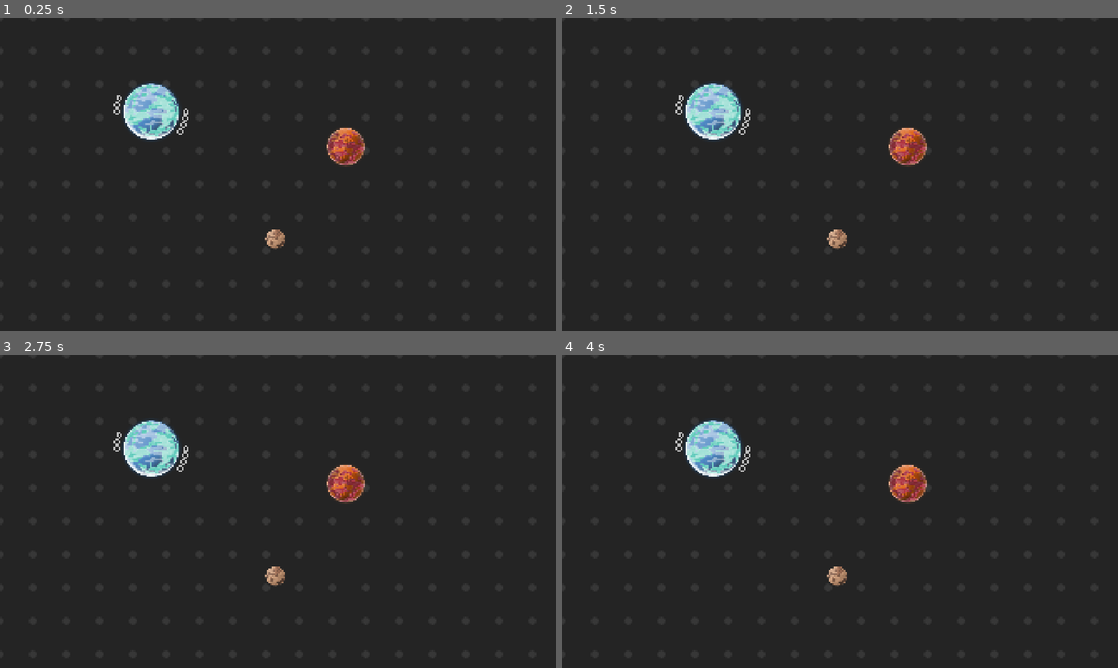
Above: before the commit, frames 1-4 (two rows, left to right).
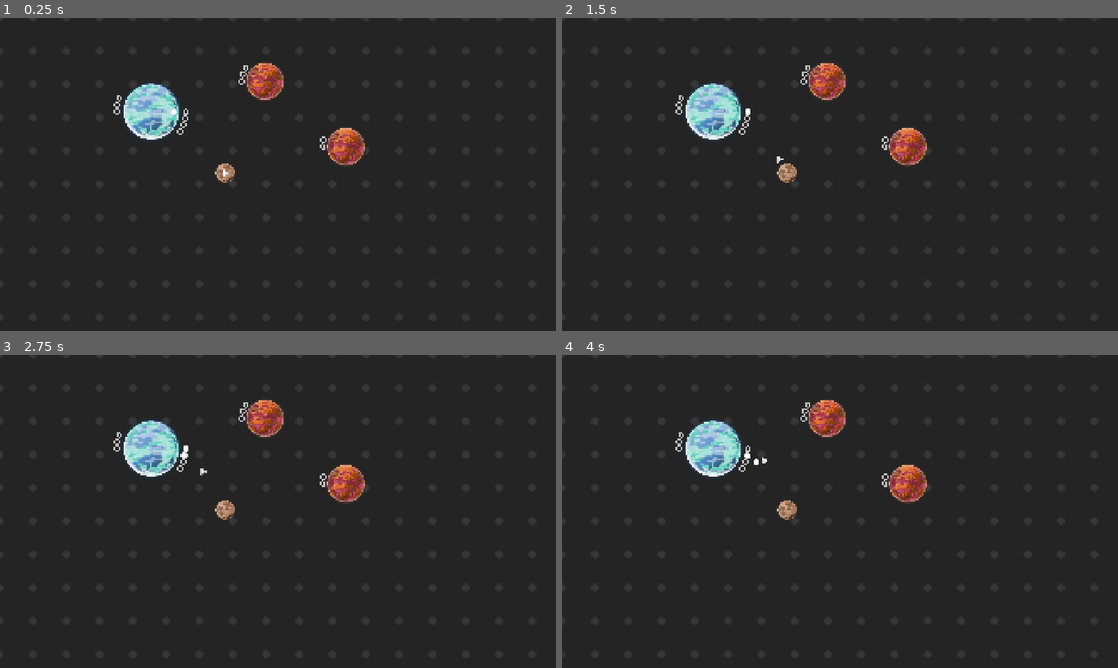
Above: after the commit, the same moments.

Repository: raffomania/milkyway-lane
Game: Godot game, scene res://main.tscn
Two runs of this game, one before a commit and one after it. Both use one fixed random seed, a clock stepped at 60 frames per second and the inputs below.
Inputs:
- Up to frame 1 (0.25 s): no input
- Up to frame 2 (1.5 s): tap Enter at 0.5 s; tap Space at 1.25 s
- Up to frame 3 (2.75 s): no input
- Up to frame 4 (4 s): no input

The runs differ from the first frame. In frame 1, 1.1% of the frame differs, in the area x 30-59%, y 14-74%; in frame 2, 1.1%; in frame 3, 1.1%, in the area x 32-59%, y 14-74%; in frame 4, 1.1%.

Commit message:
Fourth day

Diff:
--- /dev/null
+++ b/cargo.gd
@@ -0,0 +1,48 @@
+class_name Cargo
+
+extends Sprite2D
+
+enum Type {
+    Ore,
+    Fuel,
+    Food
+}
+
+signal removed(cargo: Cargo)
+
+@export
+var decay_time: float
+@export
+var type: Type
+var global_target_position: Vector2
+
+func _ready() -> void:
+    var tween = create_tween()
+    var original_scale = Vector2(scale)
+    scale = Vector2.ZERO
+    tween.tween_property(self, "scale", original_scale * 1.2, .1)
+    tween.tween_property(self, "scale", original_scale, .2)
+
+    var timer = Timer.new()
+    timer.wait_time = decay_time
+    timer.one_shot = true
+    timer.timeout.connect(self.remove)
+    add_child(timer)
+    timer.start()
+
+func _process(delta: float) -> void:
+    decay_time -= delta
+    if decay_time <= 5.0:
+        var l = .5 + decay_time / 10.0
+        modulate = Color(l, l, l, 1)
+
+    if global_target_position != null:
+        global_position = global_position.lerp(global_target_position, delta * 4)
+
+func remove() -> void:
+    var tween = create_tween()
+    tween.tween_property(self, "scale", scale * 1.2, .2)
+    tween.tween_property(self, "scale", Vector2.ZERO, .1)
+    await tween.finished
+    removed.emit(self)
+    queue_free()
--- a/main.tscn
+++ b/main.tscn
@@ -19,7 +19,7 @@
 shader_parameter/anti_aliasing_factor = 0.01
 shader_parameter/stochastic_samples = 16
 
-[node name="Node2D" type="Node2D"]
+[node name="Main" type="Node2D"]
 
 [node name="ColorRect" type="ColorRect" parent="."]
 material = SubResource("ShaderMaterial_7mycd")
@@ -33,30 +33,38 @@
 grow_horizontal = 2
 grow_vertical = 2
 
-[node name="Planet01" parent="." node_paths=PackedStringArray("target") instance=ExtResource("2_1bvp3")]
+[node name="Home" parent="." node_paths=PackedStringArray("target") instance=ExtResource("2_1bvp3")]
+position = Vector2(784, 545)
+target = NodePath("../Planet01")
+texture = ExtResource("6_5vw27")
+spawning_ships = ExtResource("7_5vw27")
+spawn_time = 5.0
+
+[node name="Planet01" parent="." node_paths=PackedStringArray("target", "output_slots") instance=ExtResource("2_1bvp3")]
 position = Vector2(528, 333)
 target = NodePath("../Planet02")
 texture = ExtResource("2_5vw27")
 radius = 120.0
 spawning_resource = ExtResource("7_272bh")
-output_slots = 4
+output_slots = [null, null, null, null]
+spawn_time = 2.0
 input_slots = 3
 
 [node name="Planet02" parent="." node_paths=PackedStringArray("target") instance=ExtResource("2_1bvp3")]
 position = Vector2(1200, 454)
-target = NodePath("../Planet03")
+target = NodePath("../Planet04")
 texture = ExtResource("3_1bvp3")
 radius = 80.0
 spawning_resource = ExtResource("7_272bh")
-output_slots = null
+input_slots = 2
 
-[node name="Planet03" parent="." node_paths=PackedStringArray("target") instance=ExtResource("2_1bvp3")]
-position = Vector2(957, 773)
+[node name="Planet04" parent="." node_paths=PackedStringArray("target") instance=ExtResource("2_1bvp3")]
+position = Vector2(921, 228)
 target = NodePath("../Planet01")
-texture = ExtResource("6_5vw27")
-spawning_ships = ExtResource("7_5vw27")
-output_slots = null
-spawn_time = 5.0
+texture = ExtResource("3_1bvp3")
+radius = 80.0
+spawning_resource = ExtResource("7_272bh")
+input_slots = 3
 
 [node name="Camera2D" type="Camera2D" parent="."]
 position = Vector2(967, 551)
--- a/ore.tscn
+++ b/ore.tscn
@@ -1,10 +1,10 @@
 [gd_scene load_steps=3 format=3 uid="uid://bwtseicc2lvkk"]
 
 [ext_resource type="Texture2D" uid="uid://tkxahyabof11" path="res://simple space/PNG/Default/meteor_small.png" id="1_r2ayp"]
-[ext_resource type="Script" uid="uid://cnv060qp8qab7" path="res://resource.gd" id="2_bif65"]
+[ext_resource type="Script" uid="uid://d1bco0wr5p4wn" path="res://cargo.gd" id="2_r2ayp"]
 
 [node name="Ore" type="Sprite2D"]
 scale = Vector2(0.7, 0.7)
 texture = ExtResource("1_r2ayp")
-script = ExtResource("2_bif65")
-decay_time = 10.0
+script = ExtResource("2_r2ayp")
+decay_time = 20.0
--- a/planet.gd
+++ b/planet.gd
@@ -1,4 +1,3 @@
-@tool
 class_name Planet
 
 extends Node2D
@@ -28,7 +27,7 @@
 @export
 var spawning_ships: PackedScene
 @export
-var output_slots := 0
+var output_slots: Array[Cargo] = []
 @export
 var spawn_time := 15.0
 @export
@@ -38,71 +37,80 @@
 
 var slot_size = 8.0
 
-var outputs_spawned := 0
-var current_outputs := 0
-
 func _ready() -> void:
     add_to_group("planets")
 
-    if Engine.is_editor_hint():
-        return
-
     var spawn_timer = Timer.new()
     spawn_timer.wait_time = spawn_time
-    spawn_timer.timeout.connect(self.spawn_output)
+    spawn_timer.timeout.connect(self.spawn)
     add_child(spawn_timer)
     spawn_timer.start()
 
-    var input_timer = Timer.new()
-    input_timer.wait_time = spawn_time
-    input_timer.timeout.connect(func():
-        if spawning_resource == null:
-            return
-        var resource: Node2D = spawning_resource.instantiate()
-        self.add_input(resource)
-    )
-    add_child(input_timer)
-    input_timer.start()
+    spawn.call_deferred()
 
 func _draw() -> void:
-    for i in range(output_slots):
+    for i in range(len(output_slots)):
         draw_circle(slot_position(i), slot_size, Color.GRAY, false)
 
     for i in range(input_slots):
         draw_circle(slot_position(i).rotated(PI), slot_size, Color.GRAY, false)
 
-func slot_position(i: int):
+func slot_position(i: int) -> Vector2:
     return (Vector2.RIGHT).rotated(i / radius * slot_size * 3) * radius
 
-func spawn_output() -> void:
+func output_dock_position() -> Vector2:
+    var i = (len(output_slots) - 1) * .5
+    return (Vector2.RIGHT).rotated(i / radius * slot_size * 3) * radius * 1.4
+
+func input_dock_position() -> Vector2:
+    var i = (input_slots - 1) * .5
+    return (Vector2.RIGHT).rotated(PI + (i / radius * slot_size * 3)) * radius * 1.4
+
+func spawn() -> void:
     if spawning_resource != null:
-        spawn_resource()
+        spawn_output()
     elif spawning_ships != null:
         spawn_ship()
 
-func spawn_resource() -> void:
-    if spawning_resource == null or current_outputs >= output_slots:
+func spawn_output() -> void:
+    var free_slot = find_free_output_slot()
+    if spawning_resource == null or free_slot == -1:
         return
 
-    var free_slot = outputs_spawned % output_slots
-    var resource: Node2D = spawning_resource.instantiate()
-    resource.position = slot_position(free_slot)
-    resource.rotation = resource.position.angle()
-    resource.removed.connect(remove_resource)
-    add_child(resource)
+    var output: Node2D = spawning_resource.instantiate()
+    output.global_target_position = to_global(slot_position(free_slot))
+    output.rotation = output.position.angle()
+    output.removed.connect(remove_output)
+    add_child(output)
+    output_slots[free_slot] = output
 
-    outputs_spawned += 1
-    current_outputs += 1
+func find_free_output_slot() -> int:
+    return output_slots.find_custom(func(o): return o == null)
 
-func add_input(resource: Node2D) -> void:
-    if current_inputs >= input_slots:
+func find_output() -> Cargo:
+    var index = output_slots.find_custom(func(o): return o != null)
+
+    if index != -1:
+        return output_slots[index]
+    else:
+        return null
+
+func can_take_input() -> bool:
+    return current_inputs < input_slots
+
+func add_input(input: Node2D) -> void:
+    if !can_take_input():
         return
 
+    if input.get_parent() != null:
+        input.reparent(self)
+    else:
+        add_child(input)
+
     var free_slot = inputs_added % input_slots
-    resource.position = slot_position(free_slot).rotated(PI)
-    resource.rotation = resource.position.angle()
-    resource.removed.connect(remove_input)
-    add_child(resource)
+    input.global_target_position = to_global(slot_position(free_slot).rotated(PI))
+    input.rotation = input.position.angle()
+    input.removed.connect(remove_input)
 
     inputs_added += 1
     current_inputs += 1
@@ -112,10 +120,21 @@
         return
 
     var ship: Node2D = spawning_ships.instantiate()
-    add_child(ship)
+    ship.target = self.target
+    get_node("/root/Main").add_child(ship)
+    ship.global_position = global_position
 
-func remove_resource() -> void:
-    current_outputs -= 1
+func remove_output(cargo: Cargo) -> void:
+    output_slots[output_slots.find(cargo)] = null
+    cargo.removed.disconnect(self.remove_output)
 
-func remove_input() -> void:
+func remove_input(_cargo: Cargo) -> void:
     current_inputs -= 1
+
+func take_output() -> Cargo:
+    var output = find_output()
+    if output == null:
+        return null
+
+    remove_output(output)
+    return output
--- a/resource.gd
+++ /dev/null
@@ -1,36 +0,0 @@
-extends Sprite2D
-
-signal removed
-
-@export
-var decay_time: float
-@export
-var type: Resources.Type
-
-func _ready() -> void:
-	var tween = create_tween()
-	var original_scale = Vector2(scale)
-	scale = Vector2.ZERO
-	tween.tween_property(self, "scale", original_scale * 1.2, .1)
-	tween.tween_property(self, "scale", original_scale, .2)
-
-	var timer = Timer.new()
-	timer.wait_time = decay_time
-	timer.one_shot = true
-	timer.timeout.connect(self.remove)
-	add_child(timer)
-	timer.start()
-
-func _process(delta: float) -> void:
-	decay_time -= delta
-	if decay_time <= 5.0:
-		var l = .5 + decay_time / 10.0
-		modulate = Color(l, l, l, 1)
-
-func remove() -> void:
-	removed.emit()
-	var tween = create_tween()
-	tween.tween_property(self, "scale", scale * 1.2, .2)
-	tween.tween_property(self, "scale", Vector2.ZERO, .1)
-	await tween.finished
-	queue_free()
--- a/resources.gd
+++ /dev/null
@@ -1,7 +0,0 @@
-class_name Resources
-
-enum Type {
-    Ore,
-    Fuel,
-    Food
-}
--- a/ship.gd
+++ b/ship.gd
@@ -1,4 +1,4 @@
-extends Sprite2D
+extends Node2D
 
 @export
 var target: Planet
@@ -12,54 +12,84 @@
 var death_direction: Vector2
 var death_rotation: float
 
+var cargo: Cargo
+
 func _ready() -> void:
-	time_to_live = time_to_live + randf() * 10
-	var timer = Timer.new()
-	timer.wait_time = time_to_live
-	timer.one_shot = true
-	timer.timeout.connect(self.die_slowly)
-	add_child(timer)
-	timer.start()
+    time_to_live = time_to_live + randf() * 10
+    var timer = Timer.new()
+    timer.wait_time = time_to_live
+    timer.one_shot = true
+    timer.timeout.connect(self.die_slowly)
+    add_child(timer)
+    timer.start()
 
 func _process(delta: float) -> void:
-	if is_dead:
-		position += velocity * death_direction * delta
-		rotation += death_rotation * delta
-		return
+    if is_dead:
+        position += velocity * death_direction * delta
+        rotation += death_rotation * delta
+        return
 
-	if !is_instance_valid(target):
-		target = get_tree().get_nodes_in_group("planets")[0]
+    if !is_instance_valid(target):
+        target = get_tree().get_nodes_in_group("planets")[0]
 
-		if !is_instance_valid(target):
-			return
+        if !is_instance_valid(target):
+            return
 
-	var target_position = target.global_position + (Vector2.RIGHT * target.radius * 1.1)
-	var to_target = target_position - global_position
-	var distance_to_target = to_target.length()
+    var to_target = target_position() - global_position
+    var distance_to_target = to_target.length()
 
-	var target_rotation = to_target.angle() + PI / 2
-	var rotation_strength = abs(angle_difference(target_rotation, global_rotation)) * 2
+    var target_rotation = to_target.angle() + PI / 2
+    var rotation_strength = abs(angle_difference(target_rotation, global_rotation)) * 4
 
-	var braking_distance = ((velocity ** 2) / (2 * max_acceleration)) + 2
-	var acceleration_dir = clamp(distance_to_target - braking_distance, -1, 1)
-	var acceleration_strength = acceleration_dir
-	var acceleration = clamp(max_acceleration * acceleration_strength, max(-max_acceleration, -velocity), max_acceleration)
+    var braking_distance = ((velocity ** 2) / (2 * max_acceleration)) + 2
+    var acceleration_dir = clamp(distance_to_target - braking_distance, -1, 1)
+    var acceleration_strength = acceleration_dir
+    var acceleration = clamp(max_acceleration * acceleration_strength, max(-max_acceleration, -velocity), max_acceleration)
 
-	velocity += acceleration * delta
-	velocity = clamp(velocity, min_speed, max_velocity)
-	position += velocity * Vector2.UP.rotated(rotation) * delta
+    velocity += acceleration * delta
+    velocity = clamp(velocity, min_speed, max_velocity)
+    position += velocity * Vector2.UP.rotated(rotation) * delta
 
-	rotation = rotate_toward(global_rotation, target_rotation, rotation_strength * delta)
+    rotation = rotate_toward(global_rotation, target_rotation, rotation_strength * delta)
 
-	if distance_to_target < 5:
-		target = target.target
+    if cargo != null:
+        cargo.global_target_position = $CargoHold.global_position
+
+    if distance_to_target < 5:
+        on_reach_target()
+
+func target_position() -> Vector2:
+    if cargo == null and len(target.output_slots) > 0:
+        return target.to_global(target.output_dock_position())
+    else:
+        return target.to_global(target.input_dock_position())
+
+func on_reach_target() -> void:
+    # load off old cargo
+    if cargo != null and target.can_take_input():
+        target.add_input(cargo)
+        cargo.removed.disconnect(self.cargo_expired)
+        cargo = null
+
+    # take new cargo
+    if cargo == null:
+        cargo = target.take_output()
+        if cargo != null:
+            cargo.removed.connect(self.cargo_expired)
+            cargo.reparent(get_node("/root/Main"))
+
+    target = target.target
+
+
+func cargo_expired(_c: Cargo) -> void:
+    cargo = null
 
 
 func die_slowly() -> void:
-	is_dead = true
-	death_direction = Vector2.UP.rotated(rotation)
-	death_rotation = randf_range(-.2, .2)
-	var tween = create_tween().set_trans(Tween.TRANS_QUAD).set_ease(Tween.EASE_OUT)
-	tween.tween_property(self, "modulate", Color(.4, .4, .4, 1), 5.0)
-	tween.parallel().tween_property(self, "velocity", randf() * 10, 5.0)
-	tween.parallel().tween_property(self, "rotation", death_rotation * 4, 5.0)
+    is_dead = true
+    death_direction = Vector2.UP.rotated(rotation)
+    death_rotation = randf_range(-.2, .2)
+    var tween = create_tween().set_trans(Tween.TRANS_QUAD).set_ease(Tween.EASE_OUT)
+    tween.tween_property(self, "modulate", Color(.4, .4, .4, 1), 5.0)
+    tween.parallel().tween_property(self, "velocity", randf() * 10, 5.0)
+    tween.parallel().tween_property(self, "rotation", death_rotation * 4, 5.0)
--- a/ship.tscn
+++ b/ship.tscn
@@ -3,8 +3,13 @@
 [ext_resource type="Texture2D" uid="uid://cb4u0hb6w0l7" path="res://simple space/PNG/Default/ship_G.png" id="1_4cq66"]
 [ext_resource type="Script" uid="uid://ccjo31mdbmudr" path="res://ship.gd" id="2_v4325"]
 
-[node name="Ship" type="Sprite2D"]
+[node name="Ship" type="Node2D"]
+script = ExtResource("2_v4325")
+time_to_live = 60.0
+
+[node name="Sprite" type="Sprite2D" parent="."]
 scale = Vector2(0.5, 0.5)
 texture = ExtResource("1_4cq66")
-script = ExtResource("2_v4325")
-time_to_live = 5.0
+
+[node name="CargoHold" type="Node2D" parent="."]
+position = Vector2(0, 22)
Not shown, added: cargo.gd.uid
Not shown, removed: resource.gd.uid
Not shown, removed: resources.gd.uid
Not shown, changed: .editorconfig
